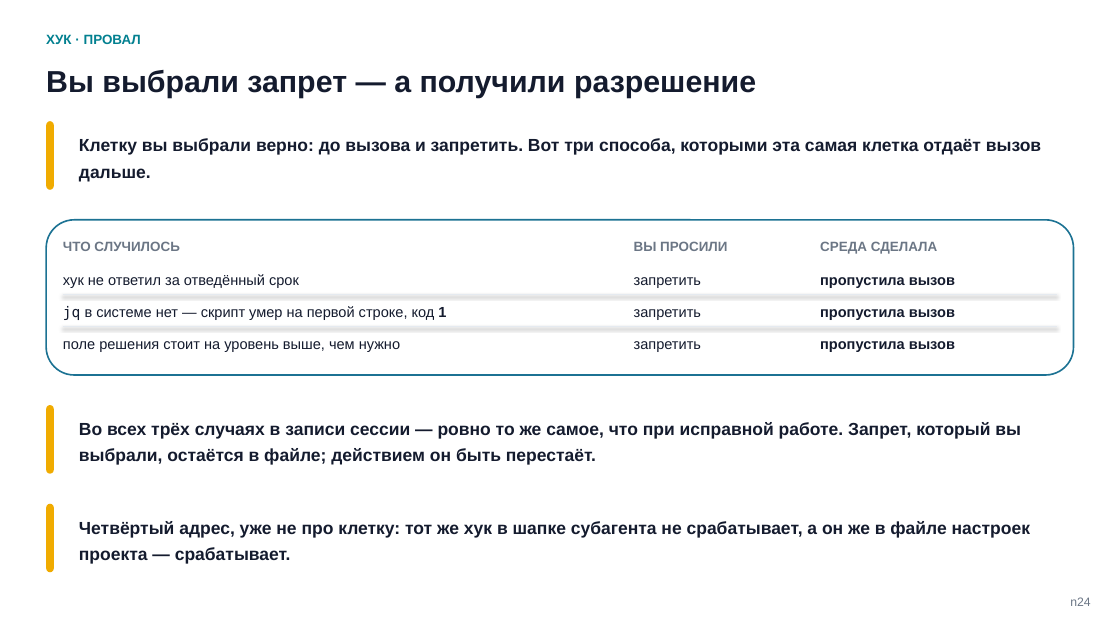
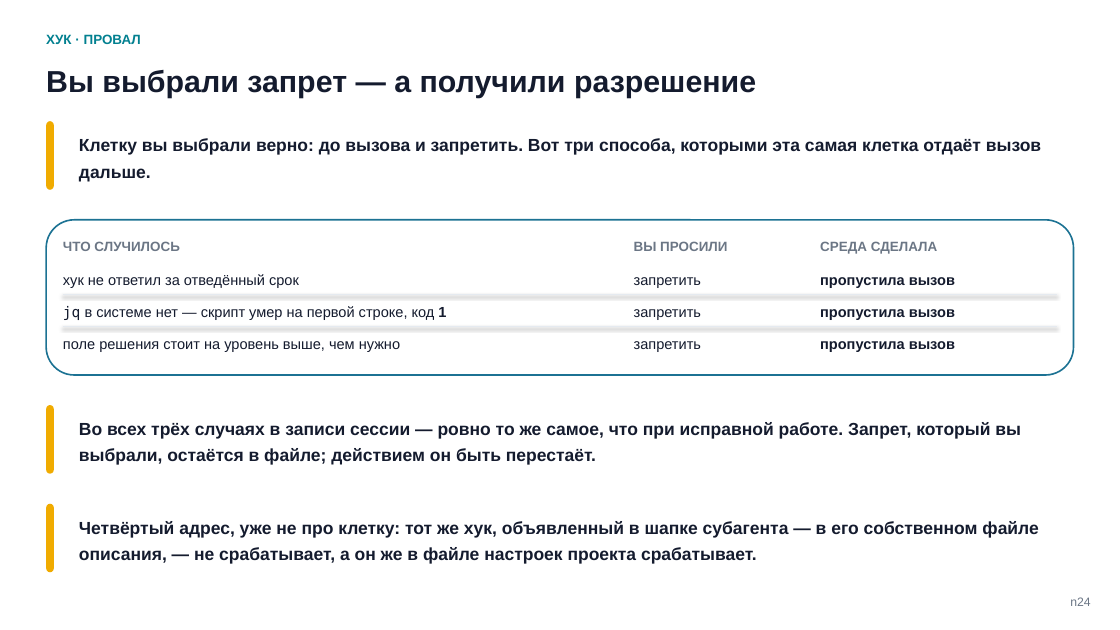
Before and after one commit to tellina-study/AI-usage-lessons, a slide deck: slide 25 of library/seminars/sem-05/rendered/sem-05.pptx. Drawn at 1120x630 pixels with LibreOffice and Linux fonts; fonts in the diff are those of the drawing. Boxes give left, top, right and bottom in pixels: in the first picture for what was removed or moved away, otherwise in the second. Text is boxed around its words. In the diff, an @@ line names an element or a change of style, - is before the commit and + after.

```diff
--- a/library/seminars/sem-05/rendered/sem-05.pptx
+++ b/library/seminars/sem-05/rendered/sem-05.pptx
@@ text at bbox=[79, 521, 1038, 564]: text changed @@
-Четвёртый адрес, уже не про клетку: тот же хук в шапке субагента не срабатывает, а он же в файле настроек проекта — срабатывает.
+Четвёртый адрес, уже не про клетку: тот же хук, объявленный в шапке субагента — в его собственном файле описания, — не срабатывает, а он же в файле настроек проекта срабатывает.
```
Also in this commit, not shown: 6 other slides changed, 1 slide added, 21 other files.
